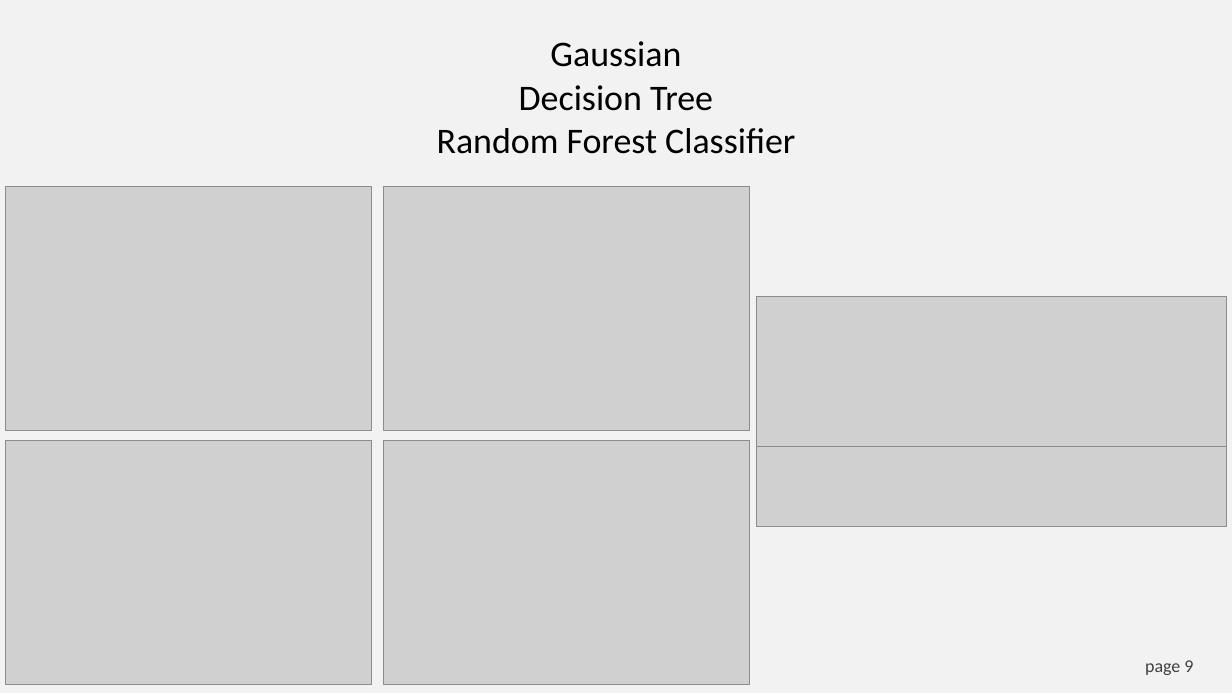
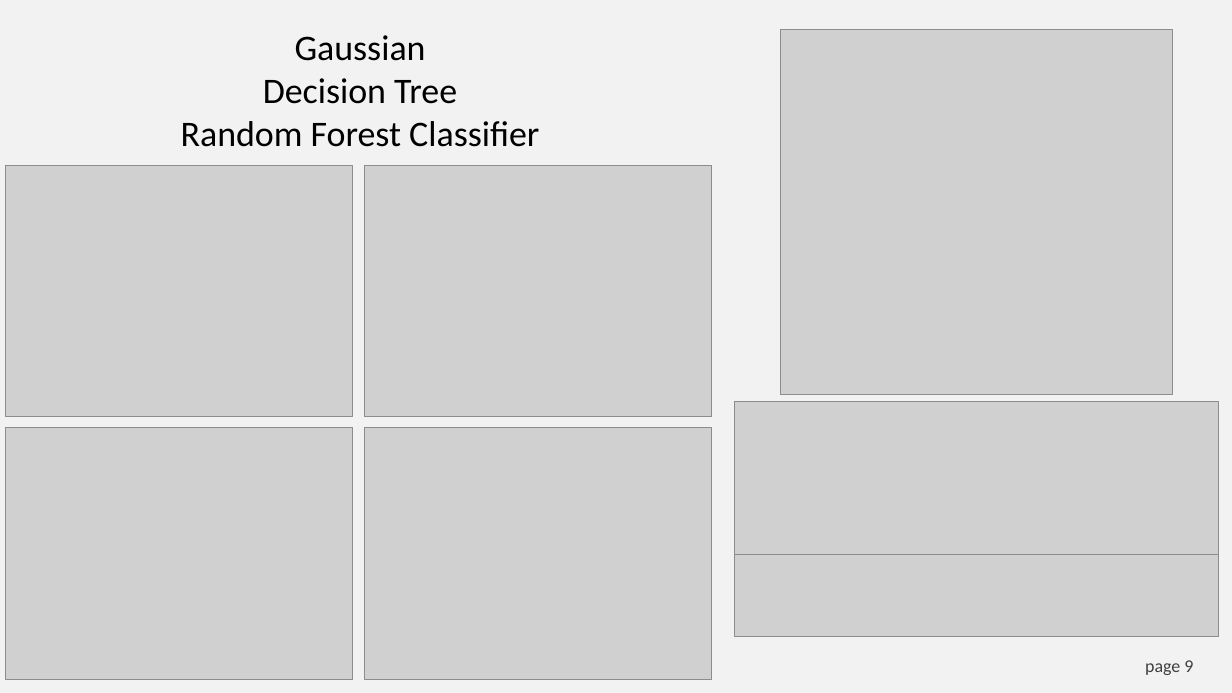
Before and after one commit to ekginn2/ML-Final-Project, a slide deck: slide 9 of Final Project Presentation.pptx. Drawn at 1232x693 pixels with LibreOffice and Linux fonts; fonts in the diff are those of the drawing; grey boxes stand for pictures. Boxes give left, top, right and bottom in pixels: in the first picture for what was removed or moved away, otherwise in the second. Text is boxed around its words. In the diff, an @@ line names an element or a change of style, - is before the commit and + after.

```diff
--- a/Final Project Presentation.pptx
+++ b/Final Project Presentation.pptx
@@ text "Gaussian": place and size @@
-text "Gaussian" at box(437, 41, 795, 154)
+text "Gaussian" at box(181, 35, 539, 147)
@@ picture added at box(780, 30, 1173, 395) @@
@@ picture: place and size @@
-picture at box(6, 187, 372, 431)
+picture at box(6, 165, 353, 418)
@@ picture: place and size @@
-picture at box(384, 187, 750, 431)
+picture at box(364, 165, 712, 418)
@@ picture: place and size @@
-picture at box(756, 297, 1226, 447)
+picture at box(735, 401, 1218, 555)
@@ picture: place and size @@
-picture at box(6, 441, 372, 685)
+picture at box(6, 427, 353, 679)
@@ picture: place and size @@
-picture at box(384, 441, 750, 685)
+picture at box(364, 427, 712, 679)
@@ picture: place and size @@
-picture at box(756, 446, 1226, 527)
+picture at box(735, 555, 1218, 636)
```
Also in this commit, not shown: 2 other slides changed, 5 slides added, 1 slide removed, 11 other files.
